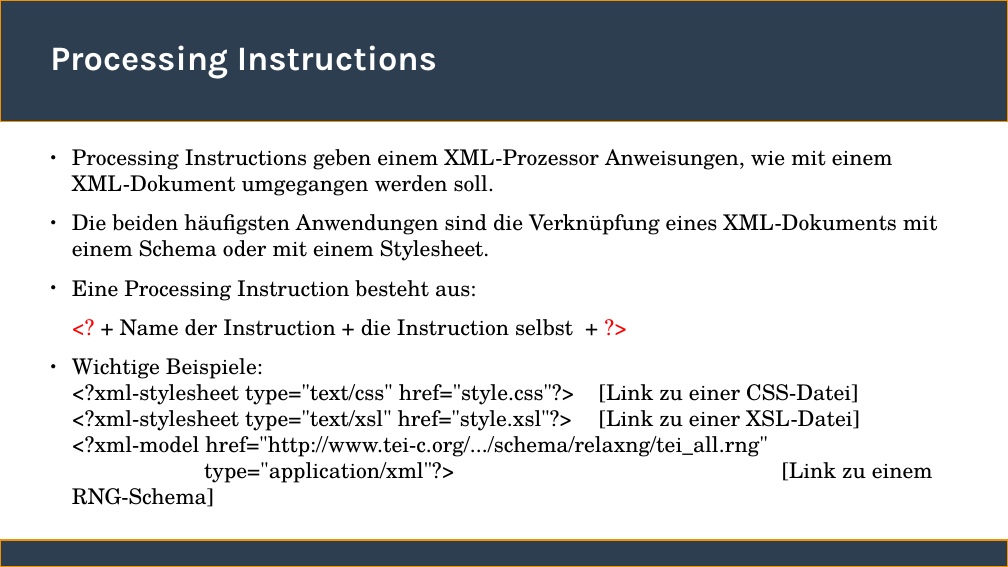
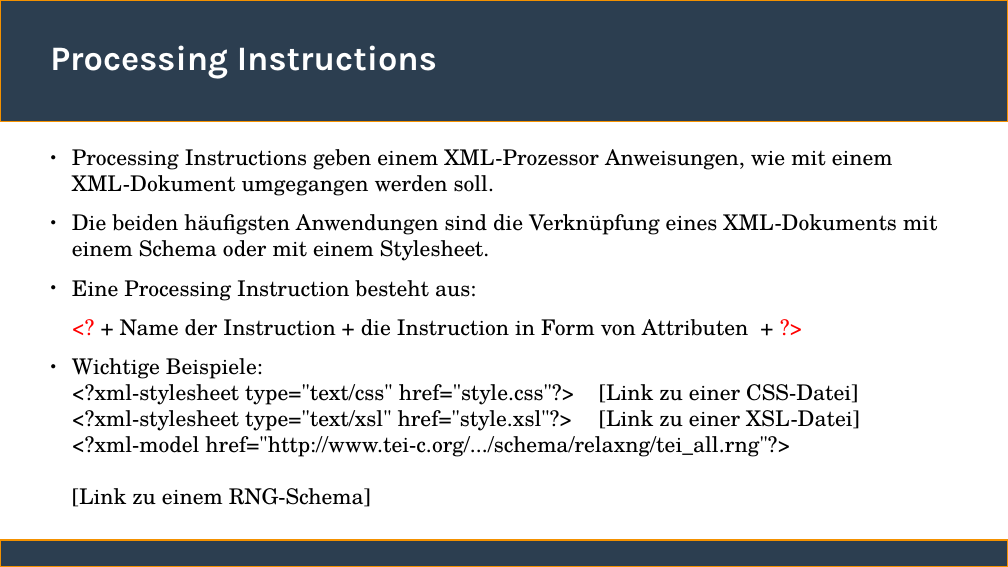
Before and after one commit to ChristianSonderUniSG/xml-kurs, a slide deck: slide 8 of sitzung_3/sitzung_3.odp (slide 9 before the commit). Drawn at 1008x567 pixels with LibreOffice and Linux fonts; fonts in the diff are those of the drawing. Boxes give left, top, right and bottom in pixels: in the first picture for what was removed or moved away, otherwise in the second. Text is boxed around its words. In the diff, an @@ line names an element or a change of style, - is before the commit and + after.

```diff
--- a/sitzung_3/sitzung_3.odp
+++ b/sitzung_3/sitzung_3.odp
@@ text at <box>72,319,860,507</box>: text changed @@
-<? + Name der Instruction + die Instruction selbst + ?>
-● Wichtige Beispiele:
-  <?xml-stylesheet type="text/css" href="style.css"?> [Link zu einer CSS-Datei]
-  <?xml-stylesheet type="text/xsl" href="style.xsl"?> [Link zu einer XSL-Datei]
-  <?xml-model href="http://www.tei-c.org/.../schema/relaxng/tei_all.rng"
-  type="application/xml"?> [Link zu einem RNG-Schema]
+<? + Name der Instruction + die Instruction in Form von Attributen + ?>
+● Wichtige Beispiele:
+  <?xml-stylesheet type="text/css" href="style.css"?> [Link zu einer CSS-Datei]
+  <?xml-stylesheet type="text/xsl" href="style.xsl"?> [Link zu einer XSL-Datei]
+  <?xml-model href="http://www.tei-c.org/.../schema/relaxng/tei_all.rng"?>
+  [Link zu einem RNG-Schema]
```
Also in this commit, not shown: 4 other slides changed, 3 slides added, 1 slide removed, 1 other file.
